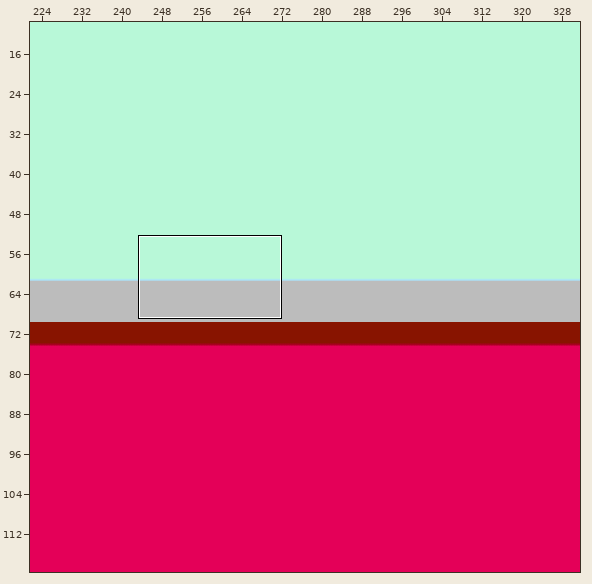
Tiled map -- android/assets/tilemap_02.tmx. Above: a wide view before the commit, with the close-up outlined.
Close-up. Old version:
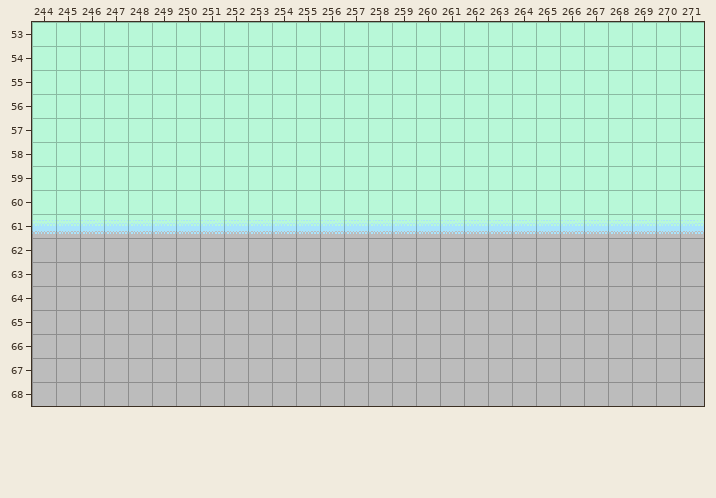
Cells are 16x16 px. Shown: x 244..271, y 53..68. The commit also changed other parts of the map, which this record leaves out. The old version is drawn lined up with the new one.
Once edited:
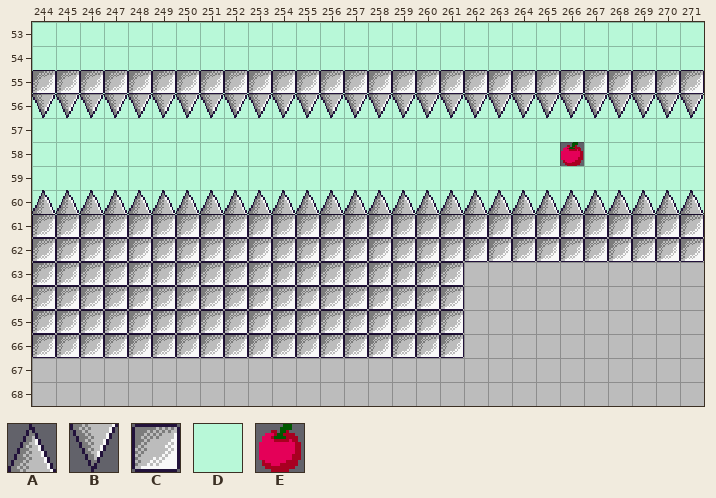
Key: from "tileset_backgrounds": A 70 "spikes", B 71 "spikes", C 77, D 98; from "tileset_spawns": E 10 "item_apple".
_ is an empty cell.
Diff:
{"change": "map size 1000x120 -> 1000x140 cells (old content now starts at 0,10; both pictures use the new coordinates)"}
{"where": "layer \"Backgrounds\""}
{"y":58,"x":266,"old":"D","new":"E"}
{"where": "layer \"Platfs\""}
{"y":55,"x":244,"old":"____________________________","new":"CCCCCCCCCCCCCCCCCCCCCCCCCCCC"}
{"y":56,"x":244,"old":"____________________________","new":"BBBBBBBBBBBBBBBBBBBBBBBBBBBB"}
{"y":60,"x":244,"old":"____________________________","new":"AAAAAAAAAAAAAAAAAAAAAAAAAAAA"}
{"y":61,"x":244,"old":"____________________________","new":"CCCCCCCCCCCCCCCCCCCCCCCCCCCC"}
{"y":62,"x":244,"old":"____________________________","new":"CCCCCCCCCCCCCCCCCCCCCCCCCCCC"}
{"y":63,"x":244,"old":"__________________","new":"CCCCCCCCCCCCCCCCCC"}
{"y":64,"x":244,"old":"__________________","new":"CCCCCCCCCCCCCCCCCC"}
{"y":65,"x":244,"old":"__________________","new":"CCCCCCCCCCCCCCCCCC"}
{"y":66,"x":244,"old":"__________________","new":"CCCCCCCCCCCCCCCCCC"}
{"label":"added","picture_box":[32,70,704,118]}
{"label":"changed","picture_box":[560,142,584,166]}
{"label":"added","picture_box":[32,190,704,358]}
